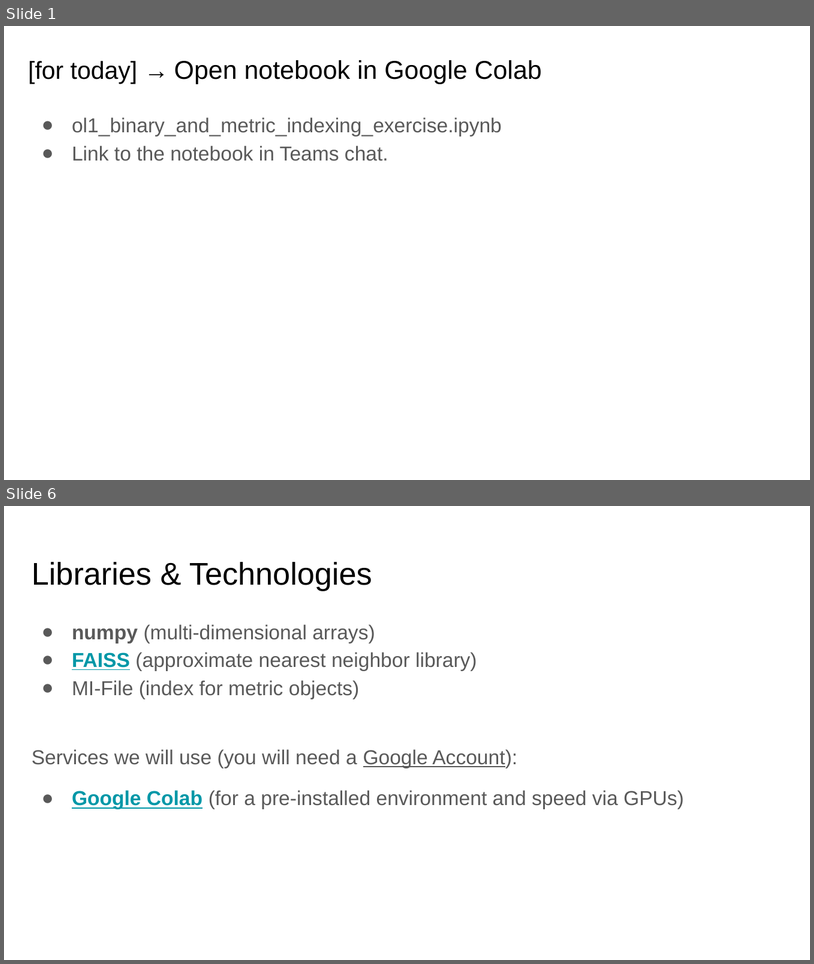
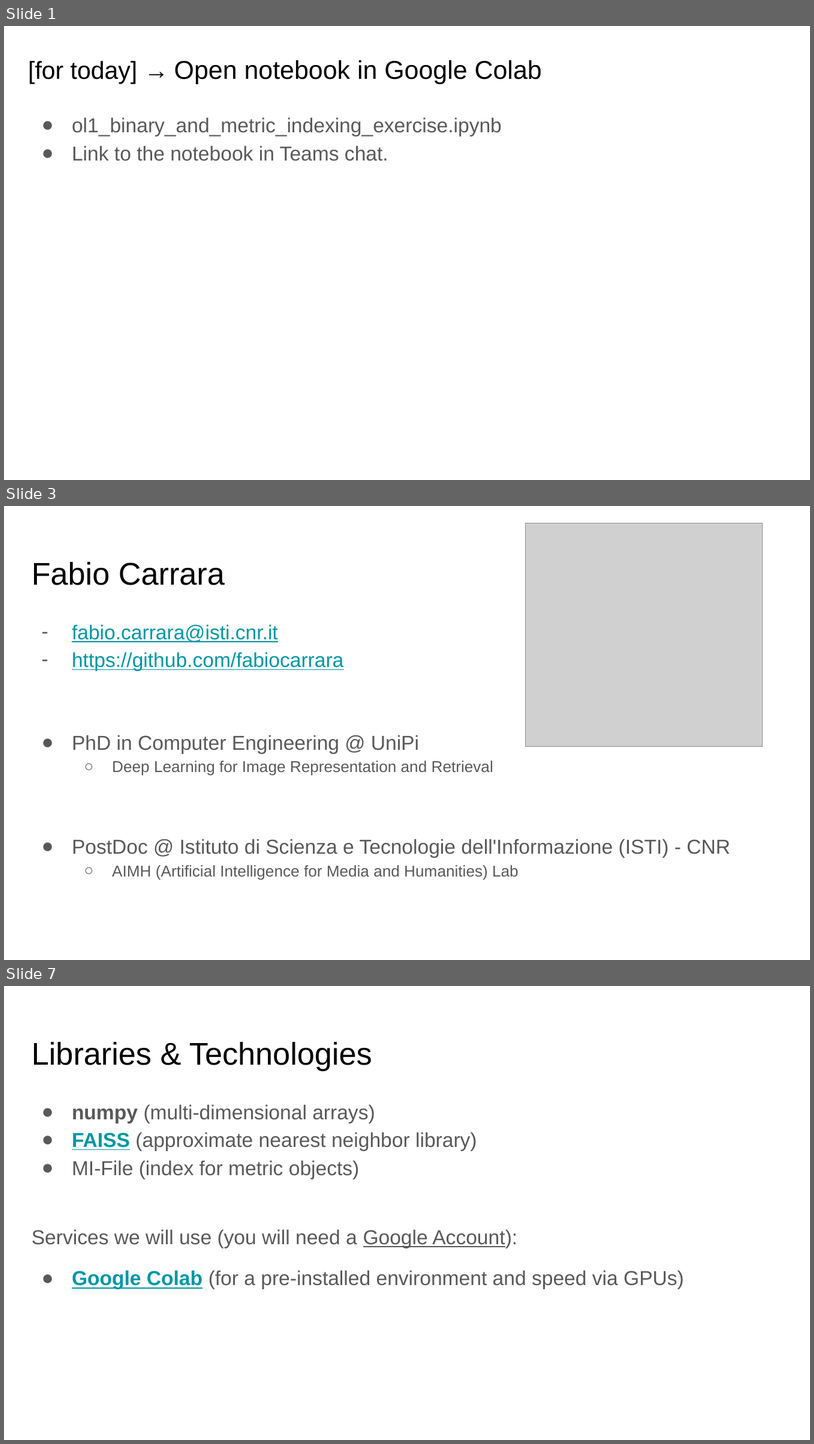
Before and after one commit to fabiocarrara/mbd-dlmra, a slide deck: slides/DLMR Open Lab #1.pptx. Shown one above the other, each under a label of ours: slides 1 and 6 before the commit, slides 1, 3 and 7 after it; the slides between them are not shown. The pictures are 814x964 and 814x1444 pixels, drawn with LibreOffice and Linux fonts; fonts in the diff are those of the drawing; grey boxes stand for pictures. Boxes give left, top, right and bottom in pixels: in the first picture for what was removed or moved away, otherwise in the second. Text is boxed around its words. In the diff, an @@ line names an element or a change of style, - is before the commit and + after.

```diff
--- a/slides/DLMR Open Lab #1.pptx
+++ b/slides/DLMR Open Lab #1.pptx
@@ slide 3 added at <box>4,506,810,960</box>, background #FFFFFF @@
@@ picture added at <box>526,523,763,747</box> @@
@@ title added at <box>32,562,225,585</box>, 28 pt, text #000000 @@
+Fabio Carrara
@@ text added at <box>72,624,731,880</box>, 18 pt, text #595959 @@
+– fabio.carrara@isti.cnr.it
+– https://github.com/fabiocarrara
+● PhD in Computer Engineering @ UniPi
+  ○ Deep Learning for Image Representation and Retrieval
+● PostDoc @ Istituto di Scienza e Tecnologie dell'Informazione (ISTI) - CNR
+  ○ AIMH (Artificial Intelligence for Media and Humanities) Lab
@@ what was slide 6 is now slide 7 @@
```
Also in this commit, not shown: 1 slide changed, 3 other files.
